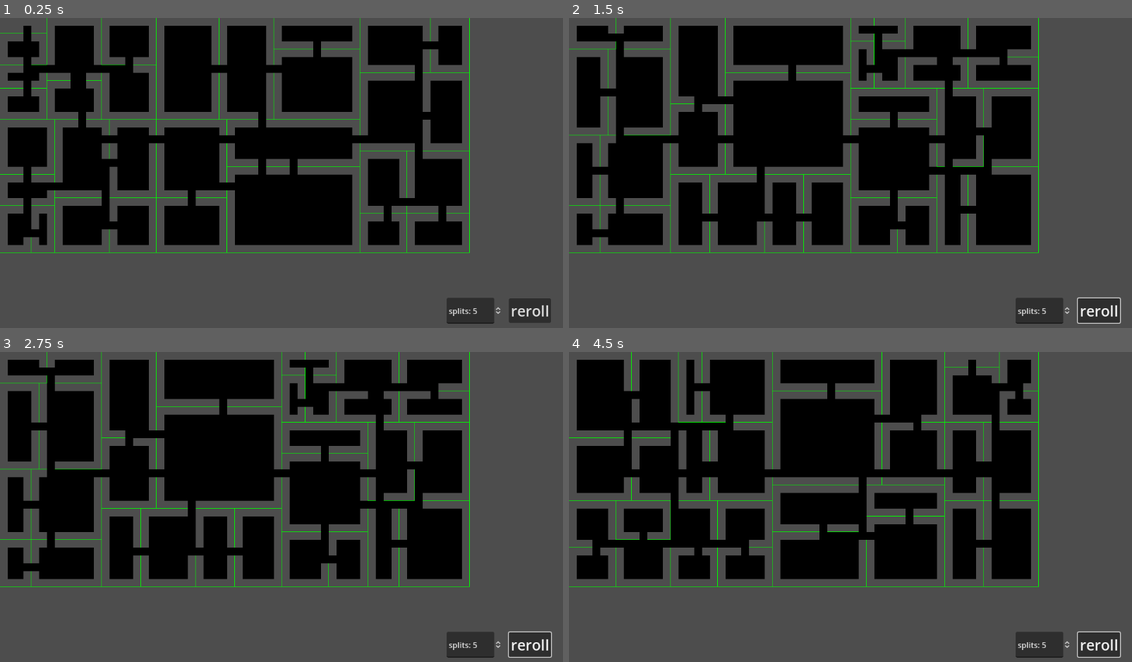
Above: before the commit, frames 1-4 (two rows, left to right).
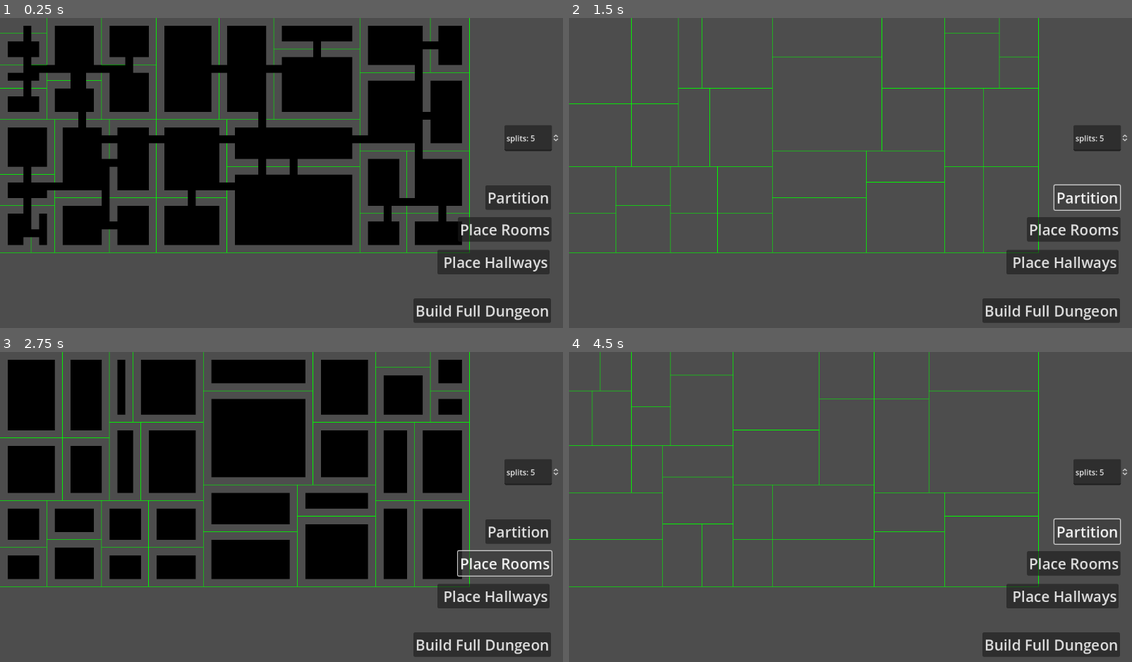
Above: after the commit, the same moments.

Repository: IanLum/Procedural-Dungeon-Generation
Game: Godot game, scene res://main.tscn
The game is run twice, just before and just after one commit, with the same random seed, the same clock (stepped at 60 frames per second) and the same inputs.
Inputs (mouse positions are in pixels of both pictures, inside the frame that each line leads up to):
- Up to frame 1 (0.25 s): no input
- Up to frame 2 (1.5 s): click "reroll" (after the commit: "Build Full Dungeon") at 0.5 s; click (1086, 197) at 1.25 s, where only the run after the commit has a clickable "Partition"
- Up to frame 3 (2.75 s): click (506, 562) at 2 s, where only the run after the commit has a clickable "Place Rooms"
- Up to frame 4 (4.5 s): click (1064, 596) at 2.75 s, where only the run after the commit has a clickable "Place Hallways"; click "reroll" (after the commit: "Build Full Dungeon") at 3.5 s; click (1086, 531) at 4.25 s, where only the run after the commit has a clickable "Partition"

The runs differ from the first frame. In frame 1, 5.1% of the frame differs, in the area x 73-100%, y 34-99%; in frame 2, 44%; in frame 3, 31%; in frame 4, 45%, in the area x 0-100%, y 0-99%.

Commit message:
add buttons to go step by step

Diff:
--- a/main.gd
+++ b/main.gd
@@ -12,7 +12,7 @@
 		Vector2i(0, 0),
 		Vector2i(60, 30)
 	)
-	generate_rooms()
+	full_generate()
 
 func _draw():
 	for leaf in root.get_leaves():
@@ -27,7 +27,7 @@
 			false
 		)
 
-func generate_rooms():
+func full_generate():
 	root.split(splits_selector.value)
 	tile_map.clear()
 	place_room_tiles()
@@ -65,4 +65,18 @@
 	tile_map.set_cell(0, Vector2i(x, y), 1, Vector2i(0, 0))
 
 func _on_reroll_pressed():
-	generate_rooms()
+	full_generate()
+
+
+func _on_partition_pressed():
+	root.split(splits_selector.value)
+	tile_map.clear()
+	queue_redraw()
+
+
+func _on_place_rooms_pressed():
+	place_room_tiles()
+
+
+func _on_place_hallways_pressed():
+	place_hallway_tiles()
--- a/main.tscn
+++ b/main.tscn
@@ -20,7 +20,7 @@
 
 [node name="CanvasLayer" type="CanvasLayer" parent="."]
 
-[node name="Button" type="Button" parent="CanvasLayer"]
+[node name="Reroll" type="Button" parent="CanvasLayer"]
 anchors_preset = 3
 anchor_left = 1.0
 anchor_top = 1.0
@@ -33,14 +33,62 @@
 grow_horizontal = 0
 grow_vertical = 0
 theme_override_font_sizes/font_size = 30
-text = "reroll"
+text = "Build Full Dungeon"
 
 [node name="NumSplits" type="SpinBox" parent="CanvasLayer"]
-offset_left = 913.0
-offset_top = 572.0
-offset_right = 1026.0
-offset_bottom = 625.0
+offset_left = 1031.0
+offset_top = 219.0
+offset_right = 1144.0
+offset_bottom = 272.0
 value = 5.0
 prefix = "splits:"
 
-[connection signal="pressed" from="CanvasLayer/Button" to="." method="_on_reroll_pressed"]
+[node name="Partition" type="Button" parent="CanvasLayer"]
+anchors_preset = 3
+anchor_left = 1.0
+anchor_top = 1.0
+anchor_right = 1.0
+anchor_bottom = 1.0
+offset_left = -159.0
+offset_top = -306.0
+offset_right = -26.0
+offset_bottom = -256.0
+grow_horizontal = 0
+grow_vertical = 0
+theme_override_font_sizes/font_size = 30
+text = "Partition"
+
+[node name="PlaceRooms" type="Button" parent="CanvasLayer"]
+anchors_preset = 3
+anchor_left = 1.0
+anchor_top = 1.0
+anchor_right = 1.0
+anchor_bottom = 1.0
+offset_left = -215.0
+offset_top = -241.0
+offset_right = -25.0
+offset_bottom = -191.0
+grow_horizontal = 0
+grow_vertical = 0
+theme_override_font_sizes/font_size = 30
+text = "Place Rooms"
+
+[node name="PlaceHallways" type="Button" parent="CanvasLayer"]
+anchors_preset = 3
+anchor_left = 1.0
+anchor_top = 1.0
+anchor_right = 1.0
+anchor_bottom = 1.0
+offset_left = -257.0
+offset_top = -174.0
+offset_right = -29.0
+offset_bottom = -124.0
+grow_horizontal = 0
+grow_vertical = 0
+theme_override_font_sizes/font_size = 30
+text = " Place Hallways"
+
+[connection signal="pressed" from="CanvasLayer/Reroll" to="." method="_on_reroll_pressed"]
+[connection signal="pressed" from="CanvasLayer/Partition" to="." method="_on_partition_pressed"]
+[connection signal="pressed" from="CanvasLayer/PlaceRooms" to="." method="_on_place_rooms_pressed"]
+[connection signal="pressed" from="CanvasLayer/PlaceHallways" to="." method="_on_place_hallways_pressed"]
